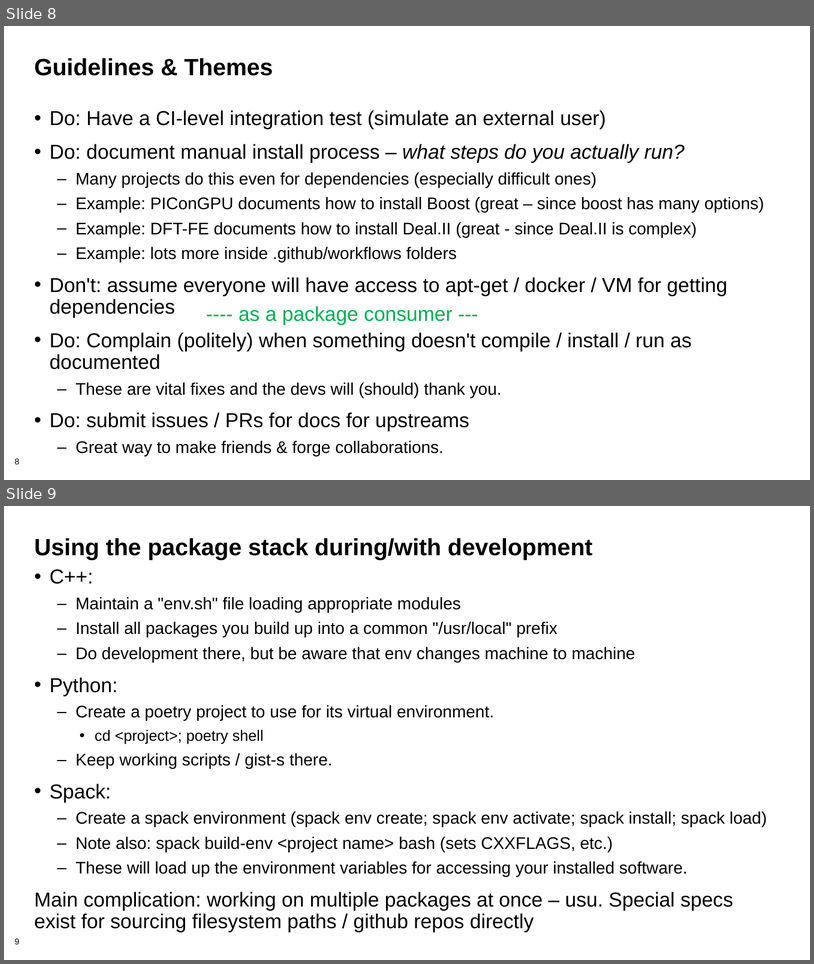
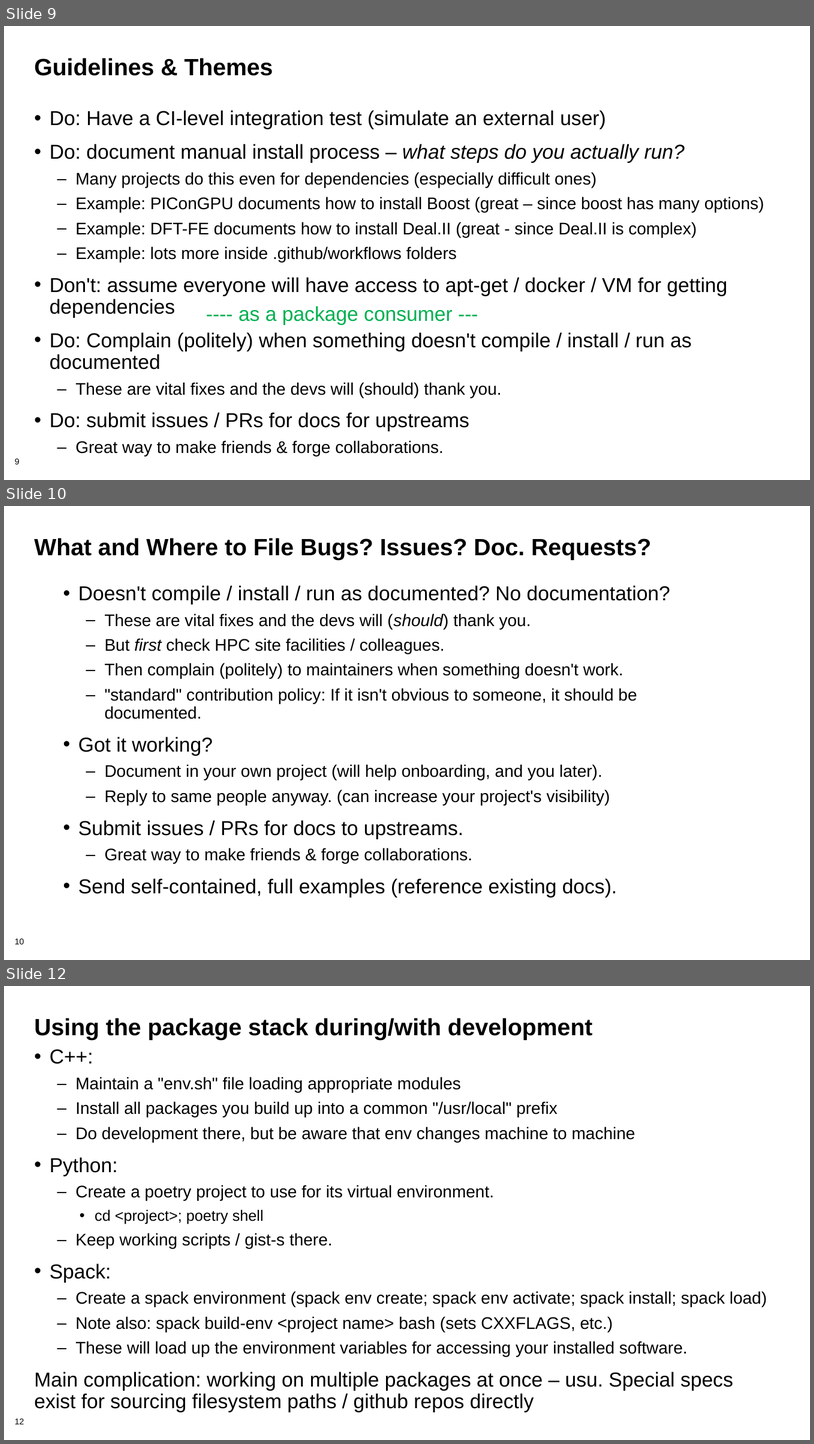
Before and after one commit to bssw-tutorial/presentations, a slide deck: packaging-short.pptx. Shown one above the other, each under a label of ours: slides 8 and 9 before the commit, slides 9, 10 and 12 after it; the slides between them are not shown. The pictures are 814x964 and 814x1444 pixels, drawn with LibreOffice and Linux fonts; fonts in the diff are those of the drawing; background and template pictures are left out. Boxes give left, top, right and bottom in pixels: in the first picture for what was removed or moved away, otherwise in the second. Text is boxed around its words. In the diff, an @@ line names an element or a change of style, - is before the commit and + after.

```diff
--- a/packaging-short.pptx
+++ b/packaging-short.pptx
@@ slide 10 added at [4,506,810,960], background #FFFFFF; not listed: 1 template element that a slide beside it also shows @@
@@ title added at [34,538,651,560], 28 pt, text #000000, bold @@
+What and Where to File Bugs? Issues? Doc. Requests?
@@ text added at [78,585,671,897], 20 pt, text #000000 @@
+• Doesn't compile / install / run as documented? No documentation?
+  – These are vital fixes and the devs will (should) thank you.
+  – But first check HPC site facilities / colleagues.
+  – Then complain (politely) to maintainers when something doesn't work.
+  – "standard" contribution policy: If it isn't obvious to someone, it should be documented.
+• Got it working?
+  – Document in your own project (will help onboarding, and you later).
+  – Reply to same people anyway. (can increase your project's visibility)
+• Submit issues / PRs for docs to upstreams.
+  – Great way to make friends & forge collaborations.
+• Send self-contained, full examples (reference existing docs).
@@ what was slide 8 is now slide 9 @@
@@ what was slide 9 is now slide 12 @@
@@ page number at [15,1418,24,1424]: text changed @@
-9
+12
```
Also in this commit, not shown: 5 slides changed, 3 other slides added, 1 slide removed.
